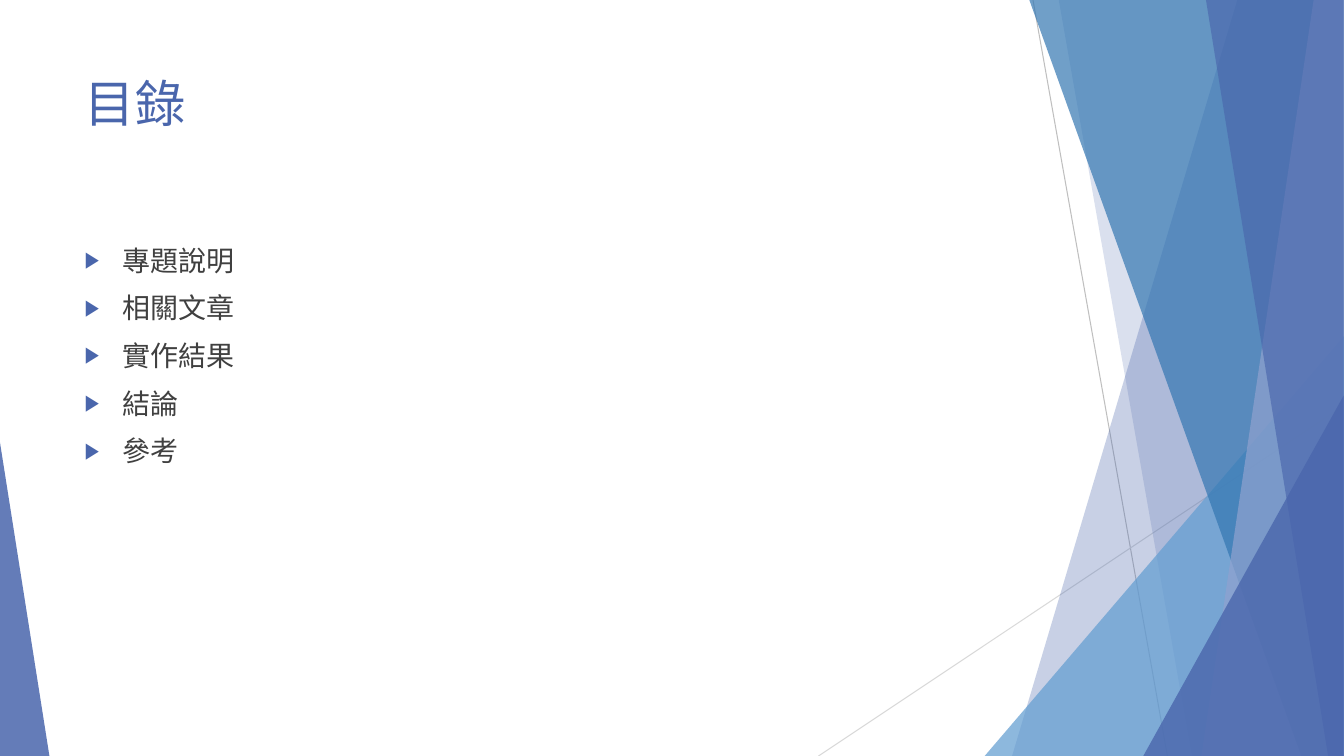
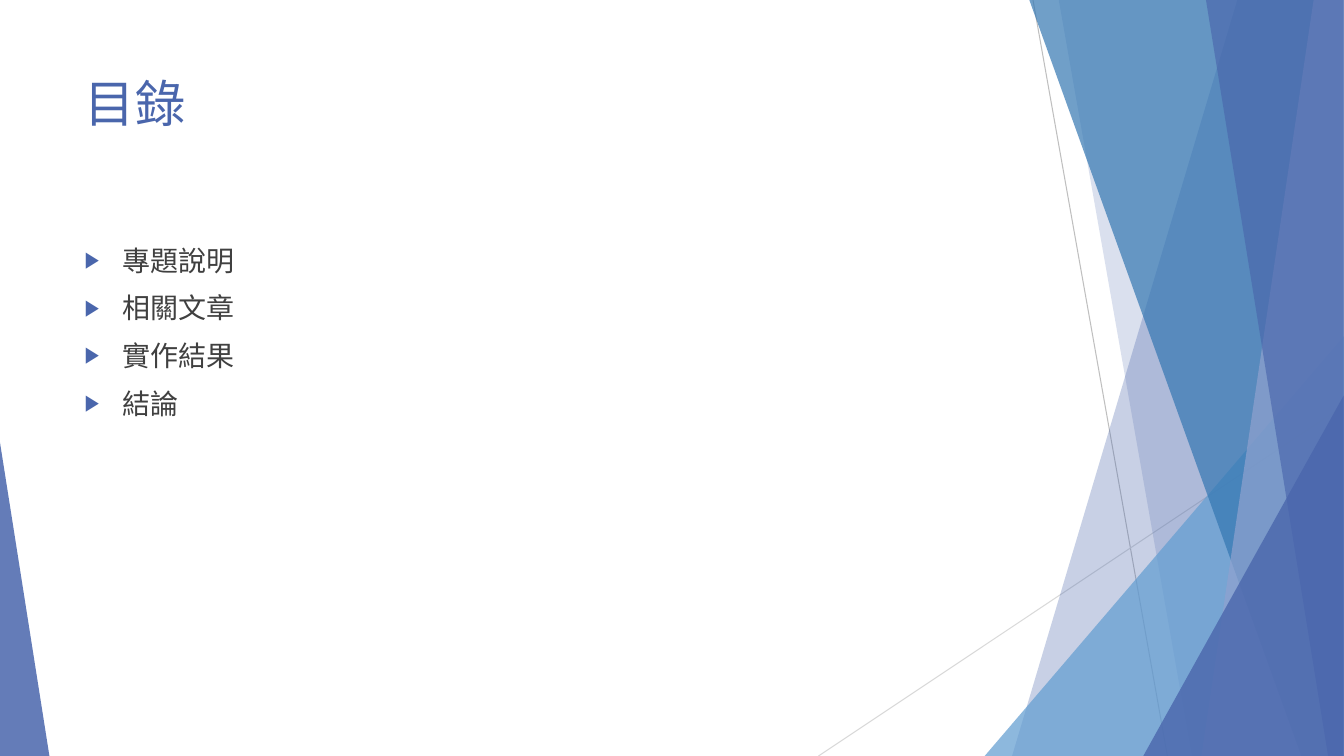
Before and after one commit to LonelyCaesar/line-bot-weather-bot, a slide deck: slide 2 of lineBot氣象小助理.pptx. Drawn at 1344x756 pixels with LibreOffice and Linux fonts; fonts in the diff are those of the drawing. Boxes give left, top, right and bottom in pixels: in the first picture for what was removed or moved away, otherwise in the second. Text is boxed around its words. In the diff, an @@ line names an element or a change of style, - is before the commit and + after.

```diff
--- a/lineBot氣象小助理.pptx
+++ b/lineBot氣象小助理.pptx
@@ text at [123, 437, 179, 463]: paragraph removed @@
-▶ 參考
```
Also in this commit, not shown: 5 other slides changed.
